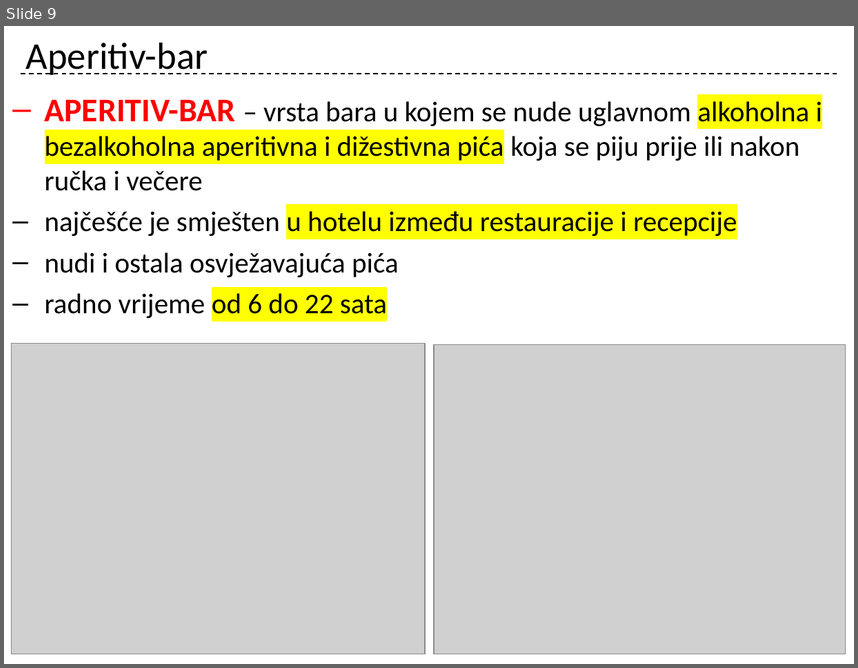
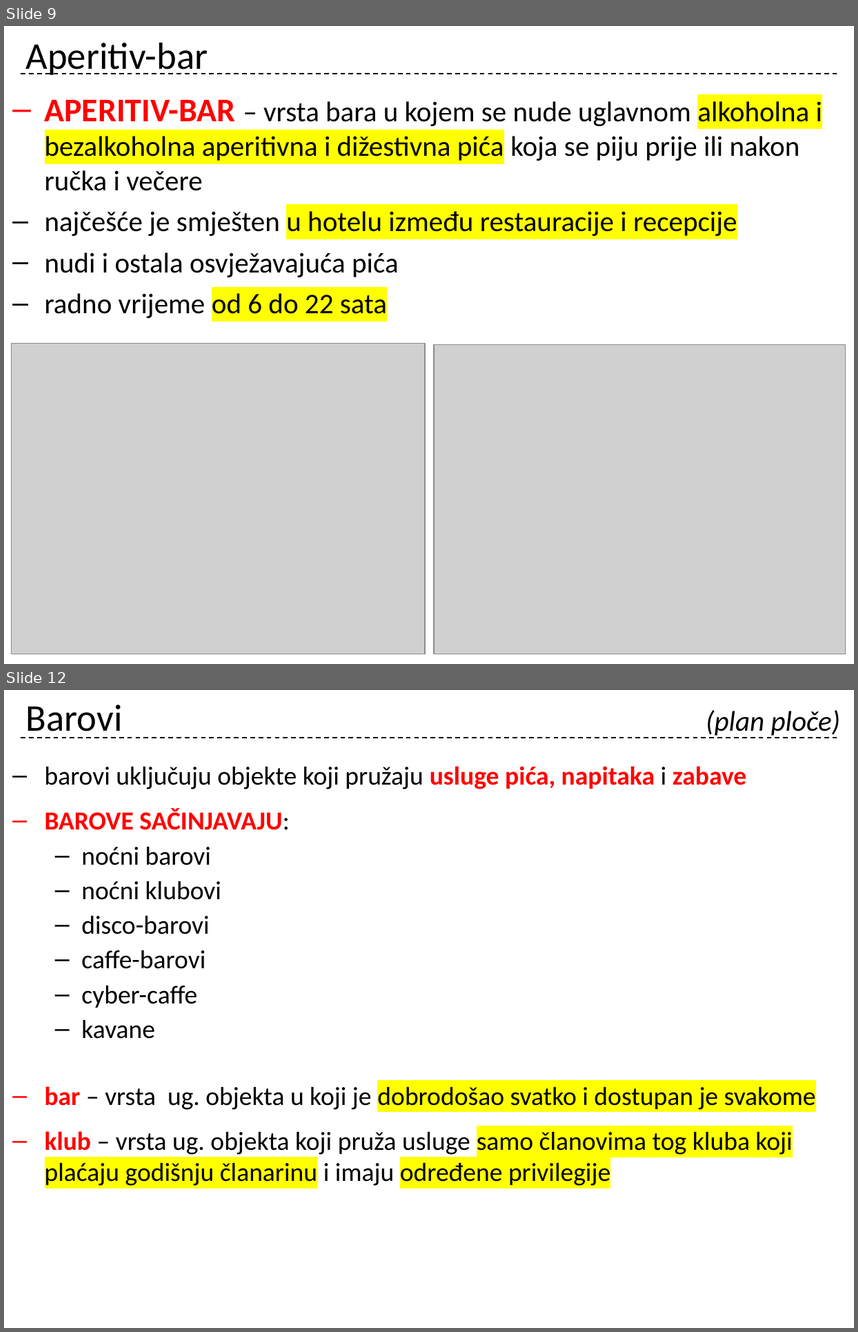
Before and after one commit to cornx/print, a slide deck: data/prezentacije/organizacija/005_Podjela_ugostiteljstva.pptx. Shown one above the other, each under a label of ours: slide 9 before the commit, slides 9 and 12 after it; the slides between them are not shown. The pictures are 858x668 and 858x1332 pixels, drawn with LibreOffice and Linux fonts; fonts in the diff are those of the drawing; grey boxes stand for pictures. Boxes give left, top, right and bottom in pixels: in the first picture for what was removed or moved away, otherwise in the second. Text is boxed around its words. In the diff, an @@ line names an element or a change of style, - is before the commit and + after.

```diff
--- a/data/prezentacije/organizacija/005_Podjela_ugostiteljstva.pptx
+++ b/data/prezentacije/organizacija/005_Podjela_ugostiteljstva.pptx
@@ slide 12 added at (x1=4, y1=690, x2=854, y2=1328), background #FFFFFF; not listed: 1 template element that a slide beside it also shows @@
@@ title added at (x1=26, y1=704, x2=840, y2=738), 24 pt, text #000000, italic @@
+Barovi (plan ploče)
@@ text added at (x1=45, y1=766, x2=816, y2=1185), 22 pt, text #000000 @@
+– barovi uključuju objekte koji pružaju usluge pića, napitaka i zabave
+– BAROVE SAČINJAVAJU:
+  – noćni barovi
+  – noćni klubovi
+  – disco-barovi
+  – caffe-barovi
+  – cyber-caffe
+  – kavane
+– bar – vrsta ug. objekta u koji je dobrodošao svatko i dostupan je svakome
+– klub – vrsta ug. objekta koji pruža usluge samo članovima tog kluba koji plaćaju godišnju članarinu i imaju određene privilegije
```
Also in this commit, not shown: 3 slides changed, 9 other slides added, 1 slide removed.
